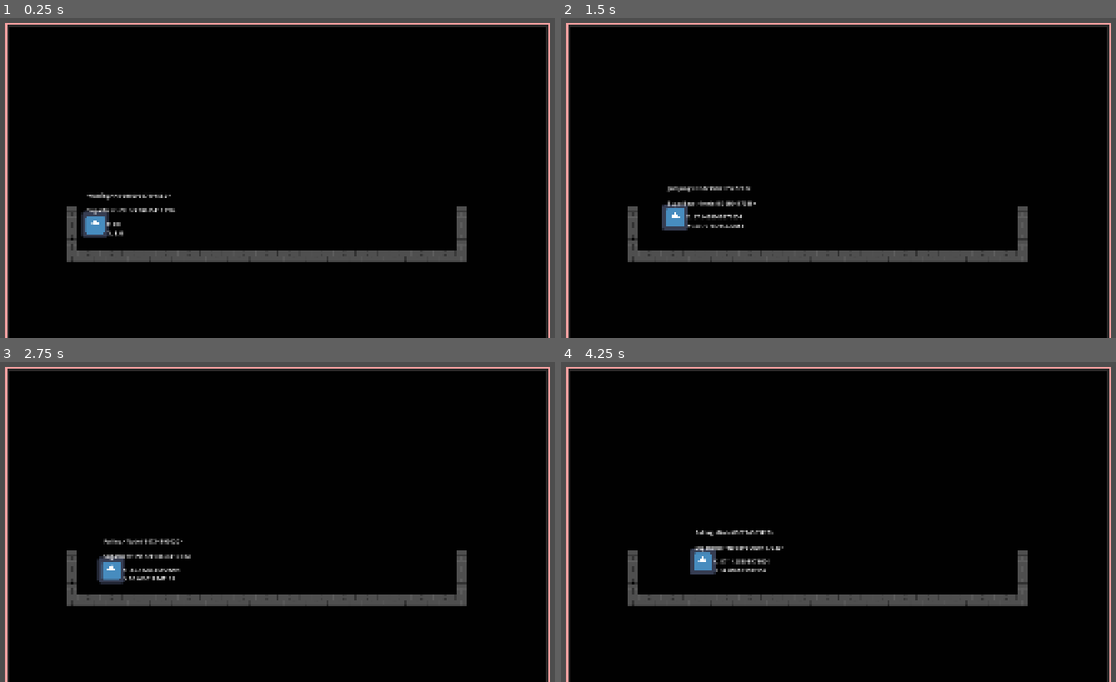
Above: before the commit, frames 1-4 (two rows, left to right).
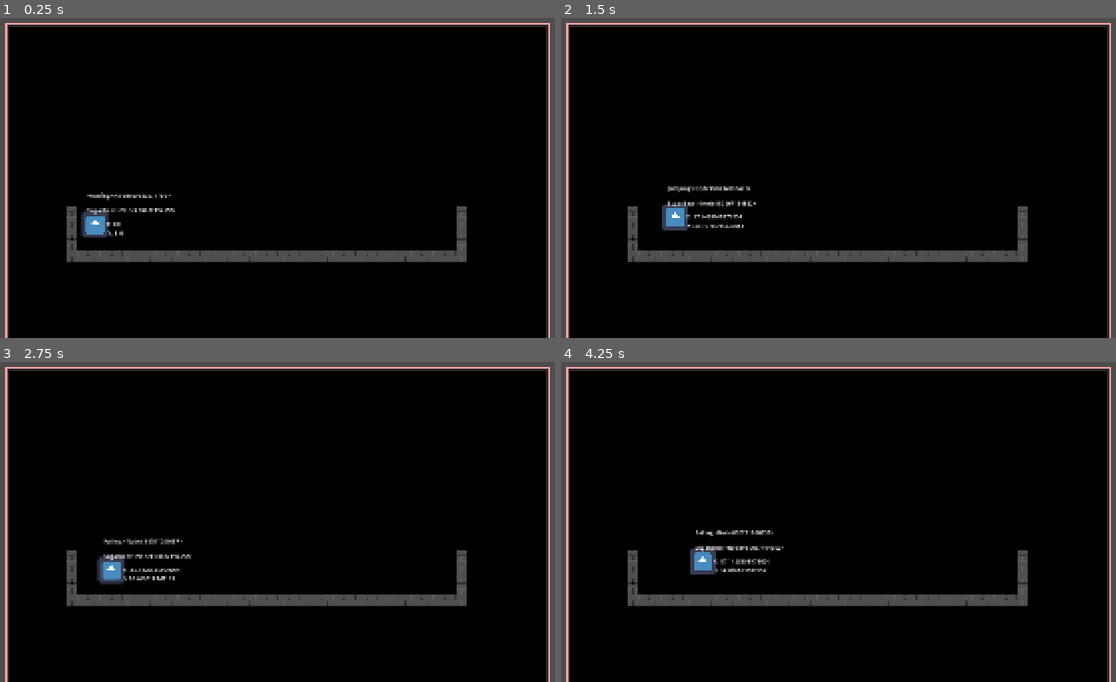
Above: after the commit, the same moments.

Repository: CamdenPix/GameOff-2026
Game: Godot game, scene res://scenes/main_game.tscn
Same seed, same stepped clock (60 frames per second), same inputs: the game is played once before the commit and once after it. The engine's default icon, where the game draws it, is replaced by a stand-in: a white triangle on a blue panel in a dark square.
Inputs:
- Up to frame 1 (0.25 s): no input
- Up to frame 2 (1.5 s): tap Enter at 0.5 s; hold D (move_right) from 0.53 s (still down); tap T at 0.6, 1.35 s; tap Space (jump) at 0.77, 1.07 s
- Up to frame 3 (2.75 s): tap Space (jump) at 1.52, 1.82 s; release D (move_right) at 2.03 s; hold A (move_left) from 2.03 s (still down); tap T at 2.1 s
- Up to frame 4 (4.25 s): release A (move_left) at 2.78 s; hold D (move_right) from 2.78 s (still down); tap T at 2.85, 3.6 s; tap Space (jump) at 3.02, 3.32, 3.77, 4.07 s

The runs differ from the first frame. In frame 1, less than 0.1% of the frame differs, in the area x 25-32%, y 55-61%; in frame 2, less than 0.1%, in the area x 29-35%, y 52-59%; in frame 3, less than 0.1%; in frame 4, less than 0.1%.

Commit message:
ok named all thelayers that we are gonnanananna totallllly use lol

Diff:
--- a/Scripts/Abstract State Scripts/animal_resource.gd
+++ b/Scripts/Abstract State Scripts/animal_resource.gd
@@ -1,5 +1,5 @@
 class_name Animal_Resource extends Resource
 
-@export var collision_shape: Shape2D
-
+@export var shape: Shape2D
+#@export var y_offset: float
 @export var sprite: Texture2D
--- a/Scripts/Abstract State Scripts/child_state_machine.gd
+++ b/Scripts/Abstract State Scripts/child_state_machine.gd
@@ -2,7 +2,14 @@
 @abstract
 class_name ChildStateMachine extends State
 
-signal request_animal(current_animal: ChildStateMachine, new_animal: ChildStateMachine)
+@export var animal_changer: AnimalChanger
+
+
+####################
+###		Don't put abstract states as a explict type for godot in signals.
+###		Idk why but it doesnt work
+#######################
+signal animal_request(current_animal, new_animal)
 
 @export var animal_resource: Animal_Resource
 
--- a/Scripts/Player/Bird/bird_state_machine.gd
+++ b/Scripts/Player/Bird/bird_state_machine.gd
@@ -8,8 +8,10 @@
 func animal_process_physics(delta:float) -> ChildStateMachine:
 	return
 func animal_process_input(event: InputEvent) -> ChildStateMachine:
+
 	if Input.is_action_just_pressed("down"):
-		return sugar_bear
+		if animal_changer.request_new_animal(self, sugar_bear):
+			return sugar_bear
 	return
 func animal_process_frame(delta: float ) -> ChildStateMachine:
 	return
--- a/Scripts/Player/Deactive/deactive_state_machine.gd
+++ b/Scripts/Player/Deactive/deactive_state_machine.gd
@@ -1,4 +1,4 @@
-extends ChildStateMachine
+class_name Deactive extends ChildStateMachine
 
 func animal_process_physics(delta:float) -> ChildStateMachine:
 	return
--- a/Scripts/Player/animal_changer.gd
+++ b/Scripts/Player/animal_changer.gd
@@ -1,8 +1,43 @@
 class_name AnimalChanger extends Node
 
-@export var area_checker: Area2D
+
+
+@export var bird_area_checker: Area2D
+@export var bird_area_checker_collision_shape: CollisionShape2D
+
+@export var sugar_bear_area_checker: Area2D
+@export var sugar_bear_area_checker_collision_shape: CollisionShape2D
+
+#@export var area_checker: Area2D
+#@export var area_checker_collision_shape: CollisionShape2D
 
 @export var player_collision_shape: CollisionShape2D
+@export var debug_view: bool
 
-func request_animal(current_animal: ChildStateMachine, new_animal: ChildStateMachine):
-	pass
+
+
+func request_new_animal(current_animal: ChildStateMachine, new_animal: ChildStateMachine) -> bool:
+
+	## this could be for cutscenes or some shit idfk
+	## its always important to be able to take control from the player
+	if new_animal is Deactive:
+		return true
+
+	var new_animal_collision_shape: Shape2D = new_animal.animal_resource.shape
+	if new_animal_collision_shape == null:
+		push_error(new_animal.name +' is misising an animal resourece collision shape. please put it in ')
+		return false
+
+	###
+	### Gotta check if the collsion shape would move the player down or up
+	var current_animal_shape_rect: Rect2 = current_animal.animal_resource.shape.get_rect()
+	var new_animal_shape_rect: Rect2 = new_animal.animal_resource.shape.get_rect()
+	var shape_difference: Vector2 = current_animal_shape_rect.size - new_animal_shape_rect.size
+
+	if new_animal is Bird:
+
+		pass
+	if new_animal is SugarBear:
+		pass
+
+	return false
--- a/project.godot
+++ b/project.godot
@@ -82,6 +82,14 @@
 ]
 }
 
+[layer_names]
+
+2d_physics/layer_1="Walls & Floors"
+2d_physics/layer_2="Player"
+2d_physics/layer_3="Bad Guys"
+2d_physics/layer_4="PlayerHitboxes"
+2d_physics/layer_5="BadGuyHitboxes"
+
 [physics]
 
 3d/physics_engine="Jolt Physics"
--- a/scenes/player.tscn
+++ b/scenes/player.tscn
@@ -27,22 +27,12 @@
 radius = 32.0
 height = 128.0
 
-[sub_resource type="CapsuleShape2D" id="CapsuleShape2D_a38lo"]
-radius = 32.0
-height = 128.0
-
 [sub_resource type="Resource" id="Resource_qdonj"]
 script = ExtResource("4_a8ls1")
-collision_shape = SubResource("CapsuleShape2D_a38lo")
 metadata/_custom_type_script = "uid://cwjt0dqonkxtr"
-
-[sub_resource type="CapsuleShape2D" id="CapsuleShape2D_4ni07"]
-radius = 32.0
-height = 128.0
 
 [sub_resource type="Resource" id="Resource_qfm1y"]
 script = ExtResource("4_a8ls1")
-collision_shape = SubResource("CapsuleShape2D_4ni07")
 metadata/_custom_type_script = "uid://cwjt0dqonkxtr"
 
 [sub_resource type="Curve" id="Curve_a8ls1"]
@@ -50,12 +40,22 @@
 point_count = 2
 metadata/_snap_enabled = true
 
+[sub_resource type="CapsuleShape2D" id="CapsuleShape2D_a38lo"]
+radius = 32.0
+height = 96.0
+
+[sub_resource type="CapsuleShape2D" id="CapsuleShape2D_4ni07"]
+radius = 32.0
+height = 128.0
+
 [node name="Player" type="CharacterBody2D" unique_id=139764919 node_paths=PackedStringArray("parent_state_machine", "velocity_label")]
+collision_layer = 2
 script = ExtResource("1_dqkch")
 parent_state_machine = NodePath("ParentStateMachine")
 velocity_label = NodePath("VelocityLabel")
 
 [node name="CollisionShape2D" type="CollisionShape2D" parent="." unique_id=503420747]
+visible = false
 shape = SubResource("CapsuleShape2D_60mlk")
 
 [node name="ParentStateMachine" type="Node" parent="." unique_id=661096403 node_paths=PackedStringArray("debug_state_machine_label", "starting_state_machine", "deactive_state", "base_state")]
@@ -65,9 +65,10 @@
 deactive_state = NodePath("DeactiveStateMachine")
 base_state = NodePath("SugarBear")
 
-[node name="Bird" type="Node" parent="ParentStateMachine" unique_id=1290409226 node_paths=PackedStringArray("sugar_bear", "debug_state_label", "starting_state", "deactive_state", "base_state")]
+[node name="Bird" type="Node" parent="ParentStateMachine" unique_id=1290409226 node_paths=PackedStringArray("sugar_bear", "animal_changer", "debug_state_label", "starting_state", "deactive_state", "base_state")]
 script = ExtResource("2_g2els")
 sugar_bear = NodePath("../SugarBear")
+animal_changer = NodePath("../../AnimalChanger")
 animal_resource = SubResource("Resource_qdonj")
 debug_state_label = NodePath("../../StateLabel")
 starting_state = NodePath("Jumping")
@@ -113,9 +114,10 @@
 [node name="Dashing" type="Node" parent="ParentStateMachine/Bird" unique_id=1597557432]
 script = ExtResource("11_a38lo")
 
-[node name="SugarBear" type="Node" parent="ParentStateMachine" unique_id=1617720625 node_paths=PackedStringArray("Bird", "debug_state_label", "starting_state", "deactive_state", "base_state")]
+[node name="SugarBear" type="Node" parent="ParentStateMachine" unique_id=1617720625 node_paths=PackedStringArray("Bird", "animal_changer", "debug_state_label", "starting_state", "deactive_state", "base_state")]
 script = ExtResource("8_y4r1p")
 Bird = NodePath("../Bird")
+animal_changer = NodePath("../../AnimalChanger")
 animal_resource = SubResource("Resource_qfm1y")
 debug_state_label = NodePath("../../StateLabel")
 starting_state = NodePath("Walking")
@@ -201,8 +203,26 @@
 offset_right = 72.0
 offset_bottom = 10.0
 
-[node name="AnimalChanger" type="Node" parent="." unique_id=1659009958]
+[node name="AnimalChanger" type="Node" parent="." unique_id=1659009958 node_paths=PackedStringArray("player_collision_shape")]
 script = ExtResource("22_a38lo")
+player_collision_shape = NodePath("../CollisionShape2D")
+debug_view = true
+
+[node name="BirdAreaChecker" type="Area2D" parent="AnimalChanger" unique_id=296623289]
+
+[node name="CollisionShape2D" type="CollisionShape2D" parent="AnimalChanger/BirdAreaChecker" unique_id=1533521332]
+shape = SubResource("CapsuleShape2D_a38lo")
+
+[node name="SugarBearAreaChecker" type="Area2D" parent="AnimalChanger" unique_id=1475541209]
+
+[node name="CollisionShape2D" type="CollisionShape2D" parent="AnimalChanger/SugarBearAreaChecker" unique_id=523033124]
+shape = SubResource("CapsuleShape2D_4ni07")
+
+[node name="ForwardCast" type="RayCast2D" parent="AnimalChanger" unique_id=1988924099]
+target_position = Vector2(40, 0)
+
+[node name="BackCast" type="RayCast2D" parent="AnimalChanger" unique_id=1950531249]
+target_position = Vector2(-40, 0)
 
 [connection signal="timeout" from="ParentStateMachine/SugarBear/Walking/Timer" to="ParentStateMachine/SugarBear/Walking" method="_on_timer_timeout"]
 [connection signal="timeout" from="ParentStateMachine/SugarBear/Landing/Timer" to="ParentStateMachine/SugarBear/Landing" method="_on_timer_timeout"]
